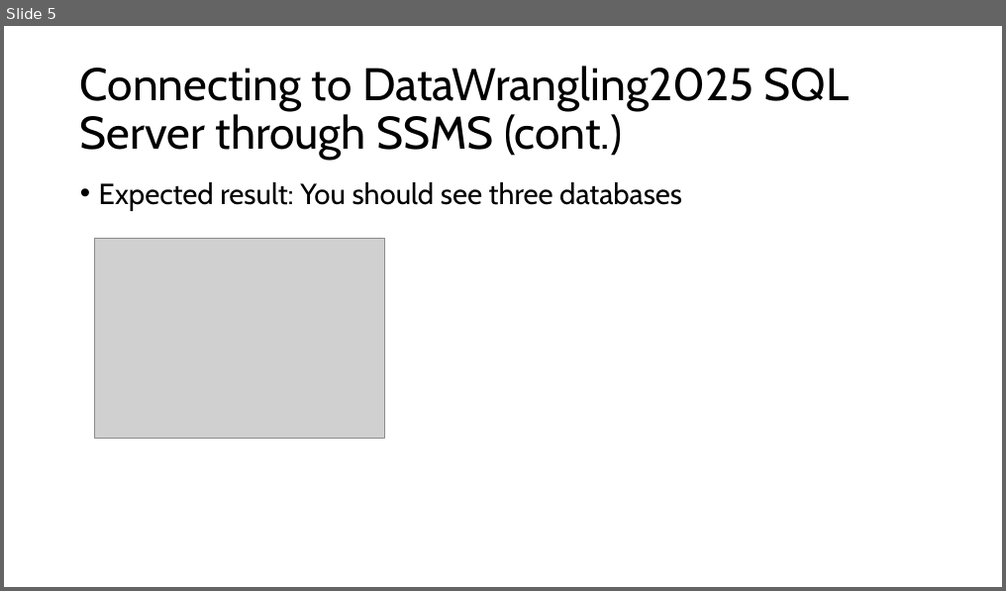
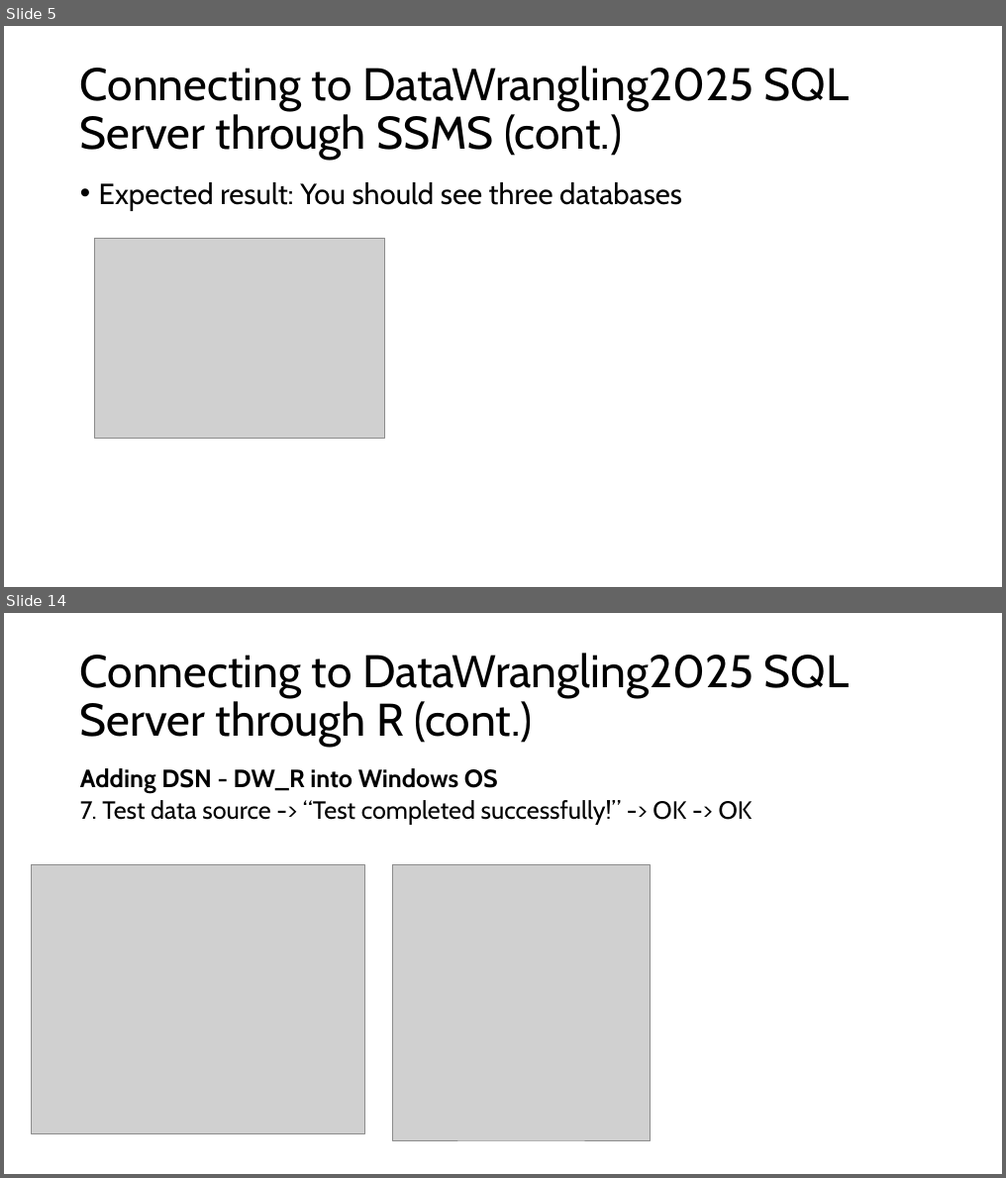
Before and after one commit to St-Jude-MS-ABDS/DataWrangling_R, a slide deck: testing/test_sql.pptx. Shown one above the other, each under a label of ours: slide 5 before the commit, slides 5 and 14 after it; the slides between them are not shown. The pictures are 1006x591 and 1006x1178 pixels, drawn with LibreOffice and Linux fonts; fonts in the diff are those of the drawing; grey boxes stand for pictures. Boxes give left, top, right and bottom in pixels: in the first picture for what was removed or moved away, otherwise in the second. Text is boxed around its words. In the diff, an @@ line names an element or a change of style, - is before the commit and + after.

```diff
--- a/testing/test_sql.pptx
+++ b/testing/test_sql.pptx
@@ slide 14 added at (4, 613, 1002, 1174), background #FFFFFF @@
@@ title added at (80, 653, 849, 747), 44 pt, text #000000 @@
+Connecting to DataWrangling2025 SQL Server through R (cont.)
@@ text added at (80, 768, 752, 825), 24 pt, text #000000 @@
+  Adding DSN - DW_R into Windows OS
+  7. Test data source -> “Test completed successfully!” -> OK -> OK
@@ picture added at (31, 865, 364, 1135) @@
@@ picture added at (392, 865, 650, 1141) @@
```
Also in this commit, not shown: 7 slides changed, 7 other slides added.
